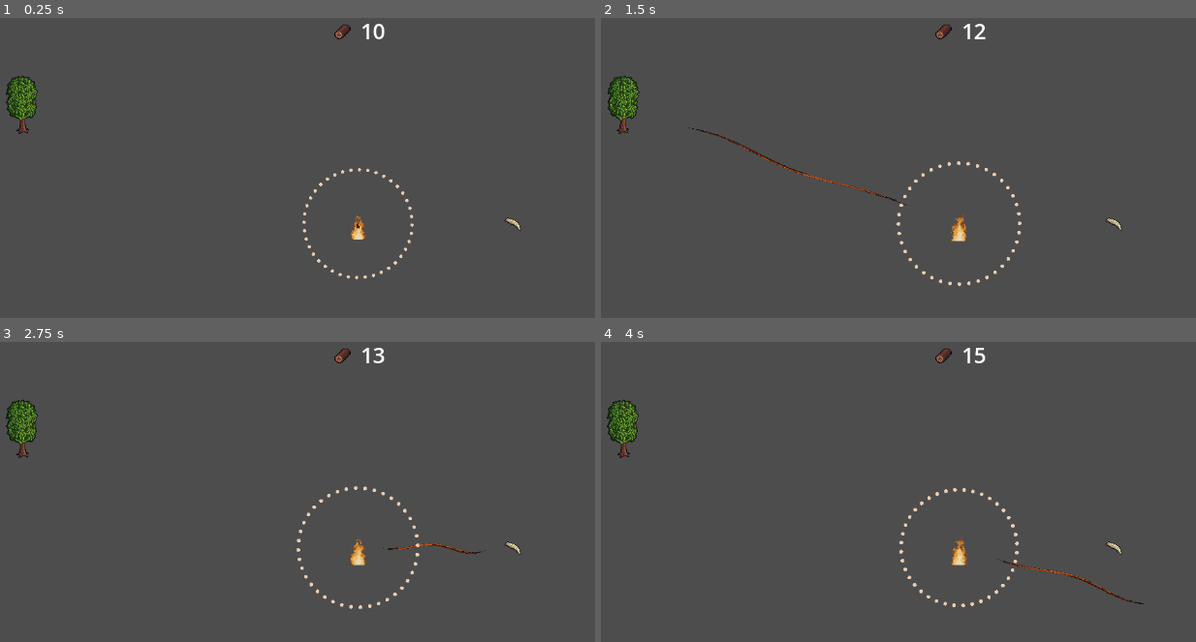
Above: before the commit, frames 1-4 (two rows, left to right).
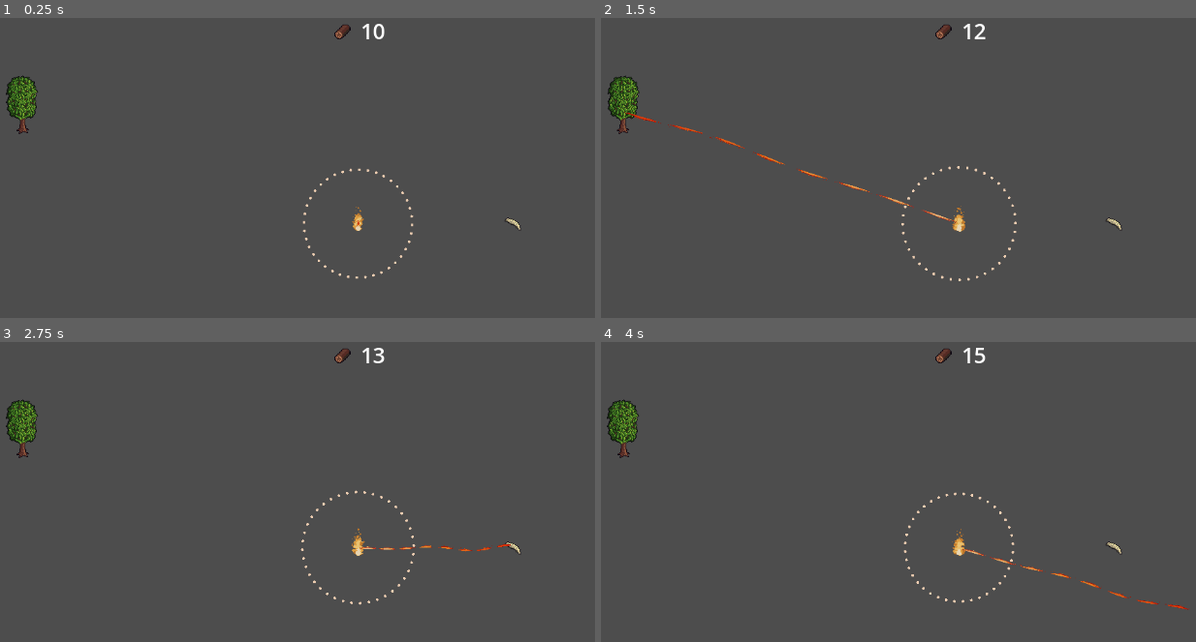
Above: after the commit, the same moments.

Repository: pelle5555/feed_fire
Game: Godot game, scene res://Main_Scene.tscn
The game is run twice, just before and just after one commit, with the same random seed, the same clock (stepped at 60 frames per second) and the same inputs.
Inputs (mouse positions are in pixels of both pictures, inside the frame that each line leads up to):
- Up to frame 1 (0.25 s): no input
- Up to frame 2 (1.5 s): tap Enter (ui_accept) at 0.5, 0.77, 1.25 s; click (958, 225) at 0.67 s; move the mouse to (624, 108) at 1.27 s; click (624, 108) at 1.42 s
- Up to frame 3 (2.75 s): tap Enter (ui_accept) at 1.52 s; move the mouse to (511, 549) at 2.02 s; click (511, 549) at 2.17 s
- Up to frame 4 (4 s): move the mouse to (922, 636) at 2.77 s; click (922, 636) at 2.92 s; tap Enter (ui_accept) at 3.02, 3.77 s; move the mouse to (1190, 612) at 3.52 s; click (1190, 612) at 3.67 s

The runs differ from the first frame. In frame 1, 0.3% of the frame differs, in the area x 50-70%, y 50-88%; in frame 2, 1.1%, in the area x 3-71%, y 31-90%; in frame 3, 0.9%; in frame 4, 1.0%.

Commit message:
added ember

Diff:
--- a/Main_Scene.tscn
+++ b/Main_Scene.tscn
@@ -13,8 +13,6 @@
 [node name="Main" type="Node2D" unique_id=1648927771]
 
 [node name="Camera2D" type="Camera2D" parent="." unique_id=1311612005]
-
-[node name="Fire" parent="." unique_id=1318183114 instance=ExtResource("1_8sucx")]
 
 [node name="Inventory" type="MarginContainer" parent="." unique_id=58156267]
 anchors_preset = 15
@@ -58,4 +56,6 @@
 [node name="Ember" parent="." unique_id=637704573 instance=ExtResource("6_654x7")]
 position = Vector2(231, 0)
 
+[node name="Fire" parent="." unique_id=1318183114 instance=ExtResource("1_8sucx")]
+
 [editable path="Tree"]
--- a/Scenes/ember.tscn
+++ b/Scenes/ember.tscn
@@ -3,12 +3,17 @@
 [ext_resource type="Script" uid="uid://c01wobxyyfwwo" path="res://Scripts/ember.gd" id="1_snadj"]
 [ext_resource type="PackedScene" uid="uid://dpbuhrnywco3f" path="res://Scenes/mouse_click_component.tscn" id="2_8gqj3"]
 [ext_resource type="Texture2D" uid="uid://dn31gbhuexsr3" path="res://Assets/Sprites/Trees_Free/Forage Items/Singles/Forage Items/05_Birch_Seed.png" id="3_snadj"]
+[ext_resource type="Texture2D" uid="uid://drhhu67o1sjcm" path="res://Assets/Sprites/Trees_Free/Forage Items/Singles/Forage Items/01_Birch_Branch.png" id="3_sshvd"]
+[ext_resource type="Texture2D" uid="uid://drvdjtr1m0cwg" path="res://Assets/Sprites/Trees_Free/Forage Items/Singles/Forage Items/02_Birch_Branch_Leaf.png" id="4_i67hi"]
 
 [sub_resource type="CircleShape2D" id="CircleShape2D_b8058"]
 radius = 20.024984
 
 [node name="Ember" type="Node2D" unique_id=637704573]
 script = ExtResource("1_snadj")
+ember_texture = ExtResource("3_snadj")
+smoking_texture = ExtResource("3_sshvd")
+onfire_texture = ExtResource("4_i67hi")
 
 [node name="MouseClickComponent" parent="." unique_id=1124591605 node_paths=PackedStringArray("clickable") instance=ExtResource("2_8gqj3")]
 clickable = NodePath("..")
@@ -18,3 +23,7 @@
 
 [node name="CollisionShape2D" type="CollisionShape2D" parent="MouseClickComponent" unique_id=1044806545]
 shape = SubResource("CircleShape2D_b8058")
+
+[node name="Timer" type="Timer" parent="." unique_id=1427822620]
+
+[connection signal="timeout" from="Timer" to="." method="_on_timer_timeout"]
--- a/Scenes/fire.tscn
+++ b/Scenes/fire.tscn
@@ -2,54 +2,45 @@
 
 [ext_resource type="Script" uid="uid://cdspe4u1epitc" path="res://Scripts/fire.gd" id="1_yr3ur"]
 [ext_resource type="PackedScene" uid="uid://dpbuhrnywco3f" path="res://Scenes/mouse_click_component.tscn" id="2_idb68"]
-[ext_resource type="Texture2D" uid="uid://drvr2vstwnr8k" path="res://Assets/Sprites/Fire/Group 5 - 4.png" id="2_yr3ur"]
-[ext_resource type="Texture2D" uid="uid://p3elqbhpy564" path="res://Assets/Sprites/Trees_Free/Forage Items/Singles/Forage Items/10_Oak_Seed.png" id="4_s2jnl"]
+[ext_resource type="Texture2D" uid="uid://bn4cyals3vqtx" path="res://Assets/Sprites/Fire/Group 4 - 1.png" id="3_8uni6"]
+[ext_resource type="Texture2D" uid="uid://d0i303ty8utje" path="res://Assets/Sprites/Fire/Group 5 - 3.png" id="4_8uni6"]
 [ext_resource type="Script" uid="uid://dfcywkyqkv461" path="res://Scripts/influence.gd" id="5_8uni6"]
 
-[sub_resource type="AtlasTexture" id="AtlasTexture_idb68"]
-atlas = ExtResource("2_yr3ur")
+[sub_resource type="AtlasTexture" id="AtlasTexture_hrujk"]
+atlas = ExtResource("3_8uni6")
 region = Rect2(0, 0, 32, 48)
 
-[sub_resource type="AtlasTexture" id="AtlasTexture_s2jnl"]
-atlas = ExtResource("2_yr3ur")
+[sub_resource type="AtlasTexture" id="AtlasTexture_6dmct"]
+atlas = ExtResource("3_8uni6")
 region = Rect2(32, 0, 32, 48)
 
-[sub_resource type="AtlasTexture" id="AtlasTexture_8uni6"]
-atlas = ExtResource("2_yr3ur")
+[sub_resource type="AtlasTexture" id="AtlasTexture_w35r5"]
+atlas = ExtResource("3_8uni6")
 region = Rect2(64, 0, 32, 48)
 
-[sub_resource type="AtlasTexture" id="AtlasTexture_hrujk"]
-atlas = ExtResource("2_yr3ur")
+[sub_resource type="AtlasTexture" id="AtlasTexture_lcnk6"]
+atlas = ExtResource("3_8uni6")
 region = Rect2(96, 0, 32, 48)
 
-[sub_resource type="AtlasTexture" id="AtlasTexture_6dmct"]
-atlas = ExtResource("2_yr3ur")
+[sub_resource type="AtlasTexture" id="AtlasTexture_3h6i6"]
+atlas = ExtResource("3_8uni6")
 region = Rect2(128, 0, 32, 48)
 
-[sub_resource type="AtlasTexture" id="AtlasTexture_w35r5"]
-atlas = ExtResource("2_yr3ur")
+[sub_resource type="AtlasTexture" id="AtlasTexture_gdy38"]
+atlas = ExtResource("3_8uni6")
 region = Rect2(160, 0, 32, 48)
 
-[sub_resource type="AtlasTexture" id="AtlasTexture_lcnk6"]
-atlas = ExtResource("2_yr3ur")
+[sub_resource type="AtlasTexture" id="AtlasTexture_lcqii"]
+atlas = ExtResource("3_8uni6")
 region = Rect2(192, 0, 32, 48)
 
-[sub_resource type="AtlasTexture" id="AtlasTexture_3h6i6"]
-atlas = ExtResource("2_yr3ur")
+[sub_resource type="AtlasTexture" id="AtlasTexture_f515s"]
+atlas = ExtResource("3_8uni6")
 region = Rect2(224, 0, 32, 48)
 
 [sub_resource type="SpriteFrames" id="SpriteFrames_lcnk6"]
 animations = [{
 "frames": [{
-"duration": 1.0,
-"texture": SubResource("AtlasTexture_idb68")
-}, {
-"duration": 1.0,
-"texture": SubResource("AtlasTexture_s2jnl")
-}, {
-"duration": 1.0,
-"texture": SubResource("AtlasTexture_8uni6")
-}, {
 "duration": 1.0,
 "texture": SubResource("AtlasTexture_hrujk")
 }, {
@@ -64,6 +55,15 @@
 }, {
 "duration": 1.0,
 "texture": SubResource("AtlasTexture_3h6i6")
+}, {
+"duration": 1.0,
+"texture": SubResource("AtlasTexture_gdy38")
+}, {
+"duration": 1.0,
+"texture": SubResource("AtlasTexture_lcqii")
+}, {
+"duration": 1.0,
+"texture": SubResource("AtlasTexture_f515s")
 }],
 "loop": true,
 "name": &"default",
@@ -84,9 +84,10 @@
 clickable = NodePath("..")
 
 [node name="AnimatedSprite2D" type="AnimatedSprite2D" parent="MouseClickComponent" unique_id=596624345]
+position = Vector2(0, -11)
 sprite_frames = SubResource("SpriteFrames_lcnk6")
 autoplay = "default"
-frame_progress = 0.05340195
+frame_progress = 0.2941236
 
 [node name="CollisionShape2D" type="CollisionShape2D" parent="MouseClickComponent" unique_id=76047691]
 shape = SubResource("CircleShape2D_yr3ur")
@@ -94,7 +95,7 @@
 [node name="FireLine" type="Line2D" parent="." unique_id=1957546261]
 width = 5.0
 gradient = SubResource("Gradient_idb68")
-texture = ExtResource("4_s2jnl")
+texture = ExtResource("4_8uni6")
 texture_mode = 2
 
 [node name="Influence" type="Area2D" parent="." unique_id=1107249097]
--- a/Scripts/ember.gd
+++ b/Scripts/ember.gd
@@ -1,15 +1,48 @@
 extends Node2D
 
+@onready var timer: Timer = $Timer
+@onready var sprite_2d: Sprite2D = $MouseClickComponent/Sprite2D
+
+@export var ember_texture: Texture2D
+@export var smoking_texture: Texture2D
+@export var onfire_texture: Texture2D
+@export var current_state: EmberState = EmberState.EMBER
+@export var state_change_time: float = 10
+
+
+
+enum EmberState {
+	EMBER,
+	SMOKING,
+	ON_FIRE
+}
 
 # Called when the node enters the scene tree for the first time.
 func _ready() -> void:
-	pass # Replace with function body.
-
+	timer.wait_time = state_change_time
+	timer.start()
+	update_visuals()
 
 # Called every frame. 'delta' is the elapsed time since the previous frame.
 func _process(delta: float) -> void:
 	pass
 
+func set_state(new_state: EmberState) -> void:
+	current_state = new_state
+	update_visuals()
+
+func update_visuals():
+	match current_state:
+		EmberState.EMBER:
+			sprite_2d.texture = ember_texture
+		EmberState.SMOKING:
+			sprite_2d.texture = smoking_texture
+		EmberState.ON_FIRE:
+			sprite_2d.texture = onfire_texture
 
 func mouse_click() -> void:
 	print("click click")
+
+
+func _on_timer_timeout() -> void:
+	set_state(EmberState.SMOKING)
--- a/Scripts/fire.gd
+++ b/Scripts/fire.gd
@@ -5,24 +5,21 @@
 @onready var inventory: MarginContainer = $"../Inventory"
 @onready var fire_line: Line2D = $FireLine
 @onready var collision_shape_2d: CollisionShape2D = $Influence/CollisionShape2D
+@onready var mouse_click_component: Area2D = $MouseClickComponent
+@onready var influence_circle: Area2D = $Influence
 
 
 @export var fire_starting_size: float = 1
 @export var fire_increase: float = 0.1
-
-@export var starting_influence: float = 65.0
-
+@export var influence_increase: float = 2
 @export var segments: int = 18
-@export var jitter: float = 10.0
+@export var jitter: float = 5.0
 
 var _t := 0.0
 var fire_size: float
-var influence: float
 
 func _ready() -> void:
 	fire_size = fire_starting_size
-	influence = starting_influence
-
 
 func _process(delta: float) -> void:
 	create_fire_arm(delta)
@@ -36,22 +33,23 @@
 	pts.resize(segments + 1)
 
 	for i in range(segments + 1):
-		var a := float(i) / float(segments)
-		var p := start.lerp(end, a)
+		var progress := float(i) / float(segments)
+		var point := start.lerp(end, progress)
 
 		var dir := (end - start)
-		var perp := dir.orthogonal().normalized() if dir.length() > 0.001 else Vector2.UP
-		var wave := sin(_t * 10.0 + a * 12.0)
-		p += perp * wave * jitter * a
+		var perpendicular := dir.orthogonal().normalized() if dir.length() > 0.001 else Vector2.UP
+		var wave := sin(_t * 10.0 + progress * 12.0)
+		point += perpendicular * wave * jitter * progress
 
-		pts[i] = p
+		pts[i] = point
 
 	fire_line.points = pts
 
 func add_to_fire() -> void:
 	print("added wood to fire")
 	fire_size += fire_increase
-	scale = Vector2(fire_size, fire_size)
+	influence_circle.radius += influence_increase
+	mouse_click_component.scale = Vector2(fire_size, fire_size)
 	inventory.subtract_wood()
 
 
--- a/Scripts/influence.gd
+++ b/Scripts/influence.gd
@@ -2,7 +2,7 @@
 
 @export var radius: float = 80.0
 @export var dot_count: int = 40
-@export var dot_radius: float = 2.5
+@export var dot_radius: float = 2
 @export var ring_thickness: float = 0.0 # not used, but handy if you expand later
 @export var color: Color = Color(1.0, 0.86, 0.736, 0.9)
 
Binary file added: Assets/Sprites/Fire/Group 4 - 1.png
Not shown, added: Assets/Sprites/Fire/Group 4 - 1.png.import
